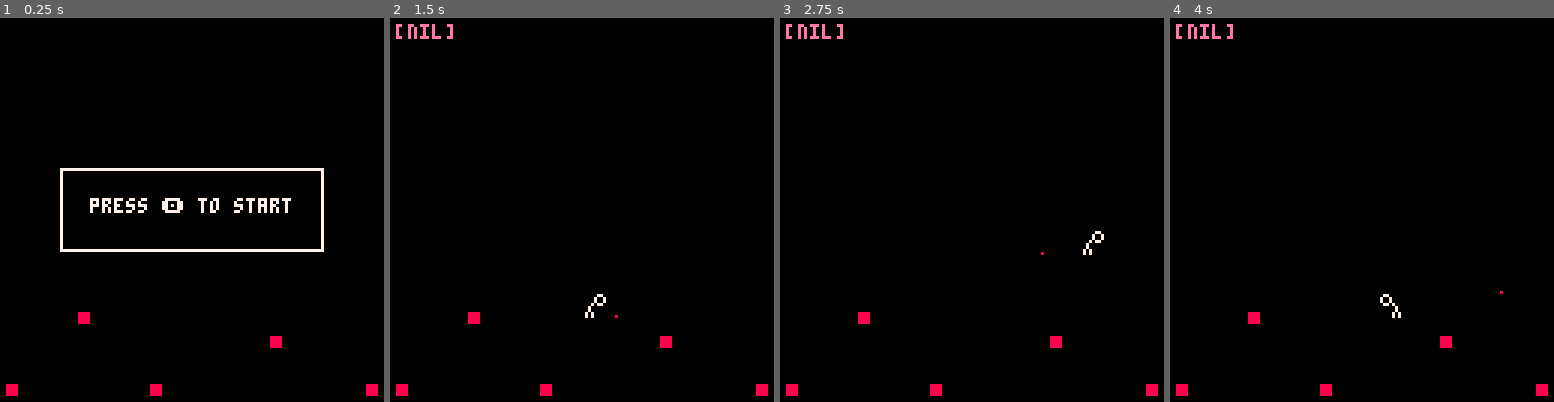
Above: before the commit, frames 1-4 (left to right).
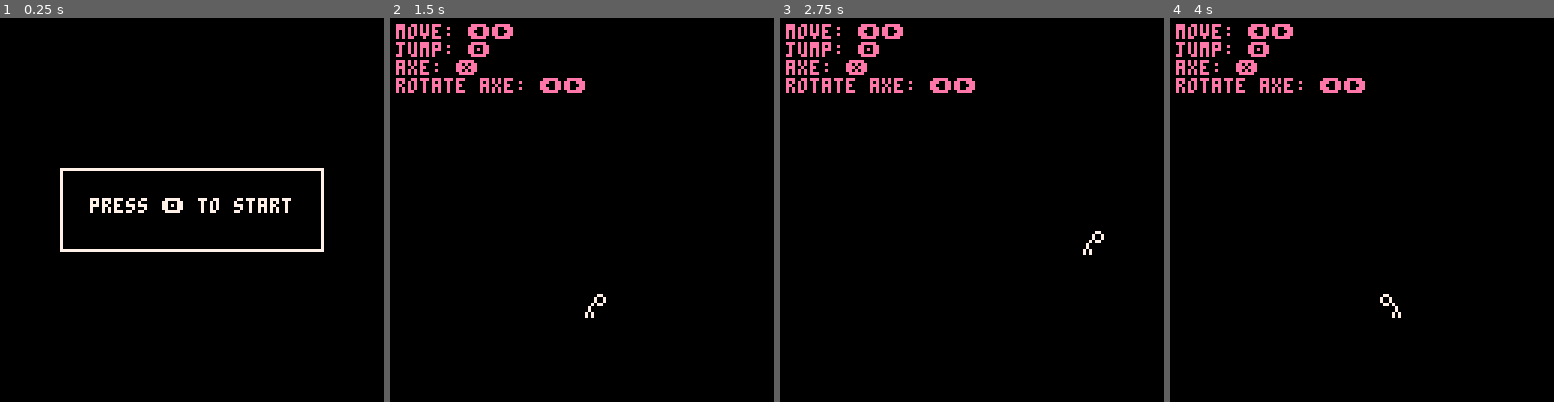
Above: after the commit, the same moments.

Repository: NerdForEternity/Halbird
Game: PICO-8 cartridge halbird.p8
Two runs of this game, one before a commit and one after it. Both use one fixed random seed, a clock stepped at 60 frames per second and the inputs below.
Inputs:
- Up to frame 1 (0.25 s): no input
- Up to frame 2 (1.5 s): tap X (X key) at 0.33, 1.07 s; tap O (Z key) at 0.7 s
- Up to frame 3 (2.75 s): hold Right 1.6-2.1 s; tap O (Z key) at 1.7, 2.1, 2.5 s; tap X (X key) at 1.85 s; hold Right from 2.47 s (still down)
- Up to frame 4 (4 s): tap O (Z key) at 2.9, 3.3, 3.7 s; tap X (X key) at 2.97 s; release Right at 3.03 s; hold Left 3.08-3.58 s

The runs differ from the first frame. In frame 1, 0.5% of the frame differs, in the area x 1-99%, y 76-99%; in frame 2, 2.6%, in the area x 1-99%, y 1-99%; in frame 3, 2.6%; in frame 4, 2.6%.

Commit message:
more refactoring updates

Diff:
--- a/halbird.p8
+++ b/halbird.p8
@@ -212,41 +212,24 @@
 
 
 
-__map__
-0000000000000000000000000000000000000000000000000000000000000000000000000000000000000000000000000000000000000000000000000000000000000000000000000000000000000000000000000000000000000000000000000000000000000000000000000000000000000000000000000000000000000000
-0000000000000000000000000000000000000000000000000000000000000000000000000000000000000000000000000000000000000000000000000000000000000000000000000000000000000000000000000000000000000000000000000000000000000000000000000000000000000000000000000000000000000000
-0000000000000000000000000000000000000000000000000000000000000000000000000000000000000000000000000000000000000000000000000000000000000000000000000000000000000000000000000000000000000000000000000000000000000000000000000000000000000000000000000000000000000000
-0000000000000000000000000000000000000000000000000000000000000000000000000000000000000000000000000000000000000000000000000000000000000000000000000000000000000000000000000000000000000000000000000000000000000000000000000000000000000000000000000000000000000000
-0000000000000000000000000000000000000000000000000000000000000000000000000000000000000000000000000000000000000000000000000000000000000000000000000000000000000000000000000000000000000000000000000000000000000000000000000000000000000000000000000000000000000000
-0000000000000000000000000000000000000000000000000000000000000000000000000000000000000000000000000000000000000000000000000000000000000000000000000000000000000000000000000000000000000000000000000000000000000000000000000000000000000000000000000000000000000000
-0000000000000000000000000000000000000000000000000000000000000000000000000000000000000000000000000000000000000000000000000000000000000000000000000000000000000000000000000000000000000000000000000000000000000000000000000000000000000000000000000000000000000000
-0000000000000000000000000000000000000000000000000000000000000000000000000000000000000000000000000000000000000000000000000000000000000000000000000000000000000000000000000000000000000000000000000000000000000000000000000000000000000000000000000000000000000000
-0000000000000000000000000000000000000000000000000000000000000000000000000000000000000000000000000000000000000000000000000000000000000000000000000000000000000000000000000000000000000000000000000000000000000000000000000000000000000000000000000000000000000000
-0000000000000000000000000000000000000000000000000000000000000000000000000000000000000000000000000000000000000000000000000000000000000000000000000000000000000000000000000000000000000000000000000000000000000000000000000000000000000000000000000000000000000000
-0000000000000000000000000000000000000000000000000000000000000000000000000000000000000000000000000000000000000000000000000000000000000000000000000000000000000000000000000000000000000000000000000000000000000000000000000000000000000000000000000000000000000000
-0000000000000000000000000000000000000000000000000000000000000000000000000000000000000000000000000000000000000000000000000000000000000000000000000000000000000000000000000000000000000000000000000000000000000000000000000000000000000000000000000000000000000000
-0000000f00000000000000000000000000000000000000000000000000000000000000000000000000000000000000000000000000000000000000000000000000000000000000000000000000000000000000000000000000000000000000000000000000000000000000000000000000000000000000000000000000000000
-00000000000000000000000f0000000000000000000000000000000000000000000000000000000000000000000000000000000000000000000000000000000000000000000000000000000000000000000000000000000000000000000000000000000000000000000000000000000000000000000000000000000000000000
-0000000000000000000000000000000000000000000000000000000000000000000000000000000000000000000000000000000000000000000000000000000000000000000000000000000000000000000000000000000000000000000000000000000000000000000000000000000000000000000000000000000000000000
-0f00000000000f00000000000000000f00000000000000000000000000000000000000000000000000000000000000000000000000000000000000000000000000000000000000000000000000000000000000000000000000000000000000000000000000000000000000000000000000000000000000000000000000000000
-…(21 lines of a section not shown)…
+…(21 lines of a section not shown)…
--- a/main.lua
+++ b/main.lua
@@ -12,6 +12,8 @@
     update_player()
   end
 end
+
+background_text = "move: ⬅️➡️\njump: 🅾️\naxe: ❎\nrotate axe: ⬅️➡️"
 
 function _draw()
   cls()
--- a/player.lua
+++ b/player.lua
@@ -1,9 +1,9 @@
 function make_player()
 	p={}
-	p.x=64  --position
-	p.y=64
-	p.dx=0 --velocity
-	p.dy=0
+	p.x = 64
+    p.y = 64  --position
+	p.dx=0
+    p.dy=0  --velocity
 	p.sp=1 --sprite id
 	p.flp=false --horizontal flip
 
@@ -15,16 +15,15 @@
 
 	-- weapon variables
 	p.wx=0
-	p.wy=0
+    p.wy=0 -- weapon position
     p.w_angle = 0    -- rotation in "turns" (0 to 1)
     p.w_av = 0 -- angular velocity
-    p.w_dist = 10    -- how far the weapon is from the player center
-    p.w_sp = 16       -- the sprite id for your weapon
+    p.w_dist = 10  -- how far the weapon is from the player center
+    p.w_sp = 16    -- the sprite id for your weapon
 
 	-- heavy physics
 	p.w_acc = 0.005 -- weapon acceleration
 	p.w_fric = 0.94 -- air resistance
-
 
 	p.state="move" --player state
 end
@@ -49,9 +48,9 @@
             rspr(p.w_sp, p.wx, p.wy, p.w_angle)    end
 
             -- debug: draw the hook point so you can see it
-             local h_off_x = -3  * cos(p.w_angle) - 3 * sin(p.w_angle)
-             local h_off_y = -3 * sin(p.w_angle) + 3 * cos(p.w_angle)
-             pset(p.wx + h_off_x, p.wy + h_off_y, 8)
+            -- local h_off_x = -3  * cos(p.w_angle) - 3 * sin(p.w_angle)
+            -- local h_off_y = -3 * sin(p.w_angle) + 3 * cos(p.w_angle)
+            -- pset(p.wx + h_off_x, p.wy + h_off_y, 8)
  	end
 end
 
--- a/player1.lua
+++ b/player1.lua
@@ -0,0 +1,169 @@
+-- Constants for easy tuning
+const = {
+  grav = 0.5,
+  jmp = -4.5,
+  floor_y = 92,
+  axe_dist = 10,
+  axe_acc = 0.005,
+  axe_fric = 0.94,
+  hook_stiff = 0.1,
+  hook_fric = 0.9
+}
+
+function make_player()
+	p={}
+	p.x=64, p.y=64  --position
+	p.dx=0, p.dy=0  --velocity
+	p.sp=1 --sprite id
+	p.flp=false --horizontal flip
+
+	--physics constants
+	p.acc=0.5 --acceleration
+	p.fric=0.8 --friction
+	p.grav=0.5 --gravity
+	p.jmp=-4.5 --jump power
+
+	-- weapon variables
+	p.wx=0, p.wy=0 -- weapon position
+    p.w_angle = 0    -- rotation in "turns" (0 to 1)
+    p.w_av = 0 -- angular velocity
+    p.w_dist = 10  -- how far the weapon is from the player center
+    p.w_sp = 16    -- the sprite id for your weapon
+
+	-- heavy physics
+	p.w_acc = 0.005 -- weapon acceleration
+	p.w_fric = 0.94 -- air resistance
+
+	p.state="move" --player state
+end
+
+states = {}
+
+states.move = {
+
+    update = function()
+        -- horizontal movement
+        if btn(0) then p.dx -= p.acc p.flp = true end
+        if btn(1) then p.dx += p.acc p.flp = false end
+
+        p.dx *= p.fric
+        p.dy += p.grav
+
+        -- jump (only if on floor)
+        if btnp(4) and p.y >= 92 then p.dy = p.jmp end
+
+        apply_physics()
+
+        -- transition to swing
+        if btn(5) then p.state = "swing" end
+    end
+
+    draw = function()
+        spr(p.sp, p.x, p.y, 1, 1, p.flp)
+    end
+
+
+}
+
+states.swing = {
+
+
+    update = function()
+        -- 1. rotate weapon
+    if btn(1) then p.w_av -= p.w_acc end
+    if btn(0) then p.w_av += p.w_acc end
+
+				p.w_av *= p.w_fric
+				p.w_angle += p.w_av
+
+    -- 2. apply gravity and friction
+    p.dy += p.grav
+    p.dx *= 0.95
+    p.dy *= 0.95 -- add vertical friction to stop infinite bouncing
+
+    -- 3. move the player first
+    apply_physics()
+
+    -- 4. calc weapon position based on the new p.x and p.y
+    p.wx = p.x + 4 + cos(p.w_angle) * p.w_dist
+    p.wy = p.y + 4 + sin(p.w_angle) * p.w_dist
+
+    -- 4. calculate the "hook point" (bottom-right of sprite)
+    -- we rotate the offset (3,3) by the axe's angle
+    local h_off_x = -3 * cos(p.w_angle) - 3 * sin(p.w_angle)
+    local h_off_y = -3 * sin(p.w_angle) + 3 * cos(p.w_angle)
+    local hx = p.wx + h_off_x
+    local hy = p.wy + h_off_y
+
+    -- 5. weapon collision
+
+    -- 5. check map for Flag 1
+    local tile = mget(hx/8, hy/8)
+    local is_hooked = fget(tile, 1)
+
+    if is_hooked then
+        -- hook physics: pull player toward the hook point
+        local pull_x = hx - (p.x + 4)
+        local pull_y = hy - (p.y + 4)
+
+        -- the "stiffness" of the hook
+        p.dx += pull_x * 0.1
+        p.dy += pull_y * 0.1
+
+        -- friction while hooked (prevents infinite vibration)
+        p.dx *= 0.9
+        p.dy *= 0.9
+
+        -- kill some rotation speed when caught
+        p.w_av *= 0.8
+
+        -- visual feedback: change handle color
+        p.line_col = 11 -- lime green
+    else
+        p.line_col = 7  -- white
+
+    if p.wy > 100 then
+        -- how far is the axe underground?
+        local dist_under = p.wy - 100
+
+        -- move the player up by that exact amount
+        -- this stops the "velocity accumulation" glitch
+        p.y -= dist_under
+        -- update weapon y so it stays on top of the floor
+        p.wy = 100
+
+        p.w_av *=0.5
+
+        -- calculate the push vector
+        local push_x = (p.x + 4) - p.wx
+        local push_y = (p.y + 4) - p.wy
+
+        -- apply a smaller, controlled burst of speed
+        p.dx += push_x * 0.1
+        -- we use a negative value to ensure we go up
+        p.dy = -1.5 + (push_y * 0.2)
+
+   					-- add screen shake
+   					shake = 1
+                    shake_amount = p.w_av * 150 -- the stronger the weapon acceleration, the stronger the shake
+
+   					-- play sfx
+   					sfx(0)
+    end
+end
+end
+
+    draw = function()
+        -- draw the handle
+        line(p.x + 4, p.y + 4, p.wx, p.wy, 7)
+        -- use our new rotated sprite function
+            -- we pass p.wx/p.wy as the center of the rotation
+            rspr(p.w_sp, p.wx, p.wy, p.w_angle)    end
+
+            -- debug: draw the hook point so you can see it
+             local h_off_x = -3  * cos(p.w_angle) - 3 * sin(p.w_angle)
+             local h_off_y = -3 * sin(p.w_angle) + 3 * cos(p.w_angle)
+             pset(p.wx + h_off_x, p.wy + h_off_y, 8)
+ 	end
+
+}
Not shown, changed: 21 lines of the sprite sheet (__gfx__) section of halbird.p8
